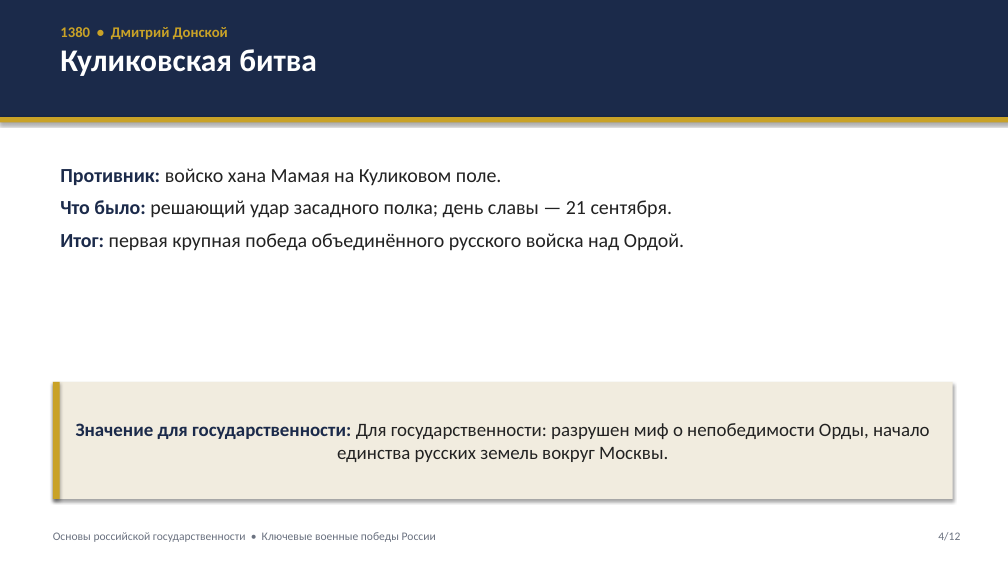
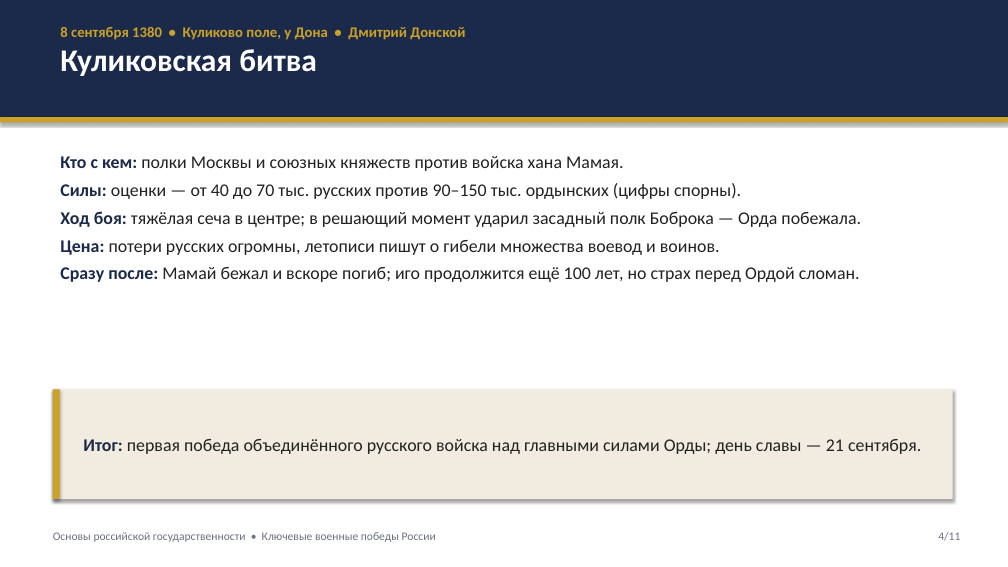
Before and after one commit to Gamegui/Homework, a slide deck: slide 4 of klyuchevye-voennye-pobedy-rossii/prezentatsiya.pptx. Drawn at 1008x567 pixels with LibreOffice and Linux fonts; fonts in the diff are those of the drawing. Boxes give left, top, right and bottom in pixels: in the first picture for what was removed or moved away, otherwise in the second. Text is boxed around its words. In the diff, an @@ line names an element or a change of style, - is before the commit and + after.

```diff
--- a/klyuchevye-voennye-pobedy-rossii/prezentatsiya.pptx
+++ b/klyuchevye-voennye-pobedy-rossii/prezentatsiya.pptx
@@ text at (x1=60, y1=27, x2=465, y2=40): text changed @@
-1380 • Дмитрий Донской
+8 сентября 1380 • Куликово поле, у Дона • Дмитрий Донской
@@ text at (x1=60, y1=156, x2=861, y2=282): text changed; size 19 to 17 pt @@
-Противник: войско хана Мамая на Куликовом поле.
-Что было: решающий удар засадного полка; день славы — 21 сентября.
-Итог: первая крупная победа объединённого русского войска над Ордой.
+Кто с кем: полки Москвы и союзных княжеств против войска хана Мамая.
+Силы: оценки — от 40 до 70 тыс. русских против 90–150 тыс. ордынских (цифры спорны).
+Ход боя: тяжёлая сеча в центре; в решающий момент ударил засадный полк Боброка — Орда побежала.
+Цена: потери русских огромны, летописи пишут о гибели множества воевод и воинов.
+Сразу после: Мамай бежал и вскоре погиб; иго продолжится ещё 100 лет, но страх перед Ордой сломан.
@@ rectangle resized from (x1=53, y1=382, x2=60, y2=499) to (x1=53, y1=389, x2=60, y2=499) @@
@@ rectangle "Итог: первая победа объединённого русского ..." resized from (x1=53, y1=382, x2=953, y2=499) to (x1=53, y1=389, x2=953, y2=499) @@
@@ text in rectangle at (x1=83, y1=439, x2=921, y2=454): text changed; size 18 to 17 pt @@
-Значение для государственности: Для государственности: разрушен миф о непобедимости Орды, начало единства русских земель вокруг Москвы.
+Итог: первая победа объединённого русского войска над главными силами Орды; день славы — 21 сентября.
@@ text at (x1=938, y1=532, x2=960, y2=541): text changed @@
-4/12
+4/11
```
Also in this commit, not shown: 7 other slides changed, 3 slides added, 4 slides removed, 3 other files.
